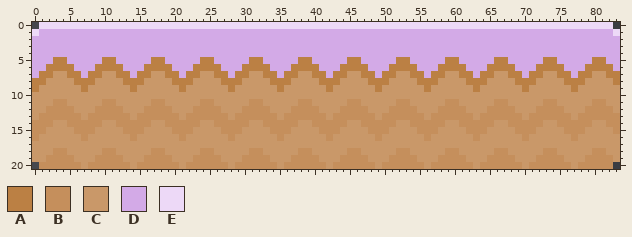
A sprite sheet gets an edit: img/grass_4x1.png. Above: the version before the commit.
The file is 168x42 pixels, drawn in blocks of 2x2; one block is one cell here.
Palette (. is transparent): A #bb8044  B #c58f5c  C #c99869  D #d3aae7  E #edd9f7
Pixels before, first column x 0:
 0 .EEEEEEEEEEEEEEEEEEEEEEEEEEEEEEEEEEEEEEEEEEEEEEEEEEEEEEEEEEEEEEEEEEEEEEEEEEEEEEEEEE.
 1 EDDDDDDDDDDDDDDDDDDDDDDDDDDDDDDDDDDDDDDDDDDDDDDDDDDDDDDDDDDDDDDDDDDDDDDDDDDDDDDDDDDE
 2 DDDDDDDDDDDDDDDDDDDDDDDDDDDDDDDDDDDDDDDDDDDDDDDDDDDDDDDDDDDDDDDDDDDDDDDDDDDDDDDDDDDD
 3 DDDDDDDDDDDDDDDDDDDDDDDDDDDDDDDDDDDDDDDDDDDDDDDDDDDDDDDDDDDDDDDDDDDDDDDDDDDDDDDDDDDD
 4 DDDDDDDDDDDDDDDDDDDDDDDDDDDDDDDDDDDDDDDDDDDDDDDDDDDDDDDDDDDDDDDDDDDDDDDDDDDDDDDDDDDD
 5 DDDAADDDDDAADDDDDAADDDDDAADDDDDAADDDDDAADDDDDAADDDDDAADDDDDAADDDDDAADDDDDAADDDDDAADD
 6 DDAAAADDDAAAADDDAAAADDDAAAADDDAAAADDDAAAADDDAAAADDDAAAADDDAAAADDDAAAADDDAAAADDDAAAAD
 7 DAACCAADAACCAADAACCAADAACCAADAACCAADAACCAADAACCAADAACCAADAACCAADAACCAADAACCAADAACCAA
 8 AACCCCAAACCCCAAACCCCAAACCCCAAACCCCAAACCCCAAACCCCAAACCCCAAACCCCAAACCCCAAACCCCAAACCCCA
 9 ACCCCCCACCCCCCACCCCCCACCCCCCACCCCCCACCCCCCACCCCCCACCCCCCACCCCCCACCCCCCACCCCCCACCCCCC
10 CCCCCCCCCCCCCCCCCCCCCCCCCCCCCCCCCCCCCCCCCCCCCCCCCCCCCCCCCCCCCCCCCCCCCCCCCCCCCCCCCCCC
11 CCCBBCCCCCBBCCCCCBBCCCCCBBCCCCCBBCCCCCBBCCCCCBBCCCCCBBCCCCCBBCCCCCBBCCCCCBBCCCCCBBCC
12 CCBBBBCCCBBBBCCCBBBBCCCBBBBCCCBBBBCCCBBBBCCCBBBBCCCBBBBCCCBBBBCCCBBBBCCCBBBBCCCBBBBC
13 CBBBBBBCBBBBBBCBBBBBBCBBBBBBCBBBBBBCBBBBBBCBBBBBBCBBBBBBCBBBBBBCBBBBBBCBBBBBBCBBBBBB
14 BBBCCBBBBBCCBBBBBCCBBBBBCCBBBBBCCBBBBBCCBBBBBCCBBBBBCCBBBBBCCBBBBBCCBBBBBCCBBBBBCCBB
15 BBCCCCBBBCCCCBBBCCCCBBBCCCCBBBCCCCBBBCCCCBBBCCCCBBBCCCCBBBCCCCBBBCCCCBBBCCCCBBBCCCCB
16 BCCCCCCBCCCCCCBCCCCCCBCCCCCCBCCCCCCBCCCCCCBCCCCCCBCCCCCCBCCCCCCBCCCCCCBCCCCCCBCCCCCC
17 CCCCCCCCCCCCCCCCCCCCCCCCCCCCCCCCCCCCCCCCCCCCCCCCCCCCCCCCCCCCCCCCCCCCCCCCCCCCCCCCCCCC
18 CCCBBCCCCCBBCCCCCBBCCCCCBBCCCCCBBCCCCCBBCCCCCBBCCCCCBBCCCCCBBCCCCCBBCCCCCBBCCCCCBBCC
19 CCBBBBCCCBBBBCCCBBBBCCCBBBBCCCBBBBCCCBBBBCCCBBBBCCCBBBBCCCBBBBCCCBBBBCCCBBBBCCCBBBBC
20 .BBBBBBCBBBBBBCBBBBBBCBBBBBBCBBBBBBCBBBBBBCBBBBBBCBBBBBBCBBBBBBCBBBBBBCBBBBBBCBBBBB.
New version:
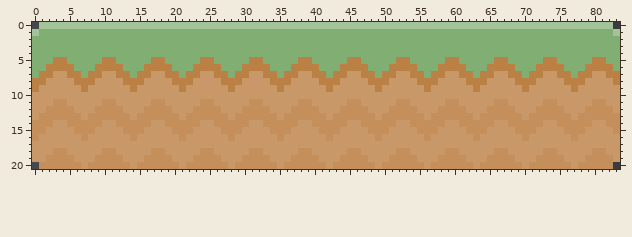
Difference:
colour D: #d3aae7 -> #81ae73
colour E: #edd9f7 -> #a3c499
